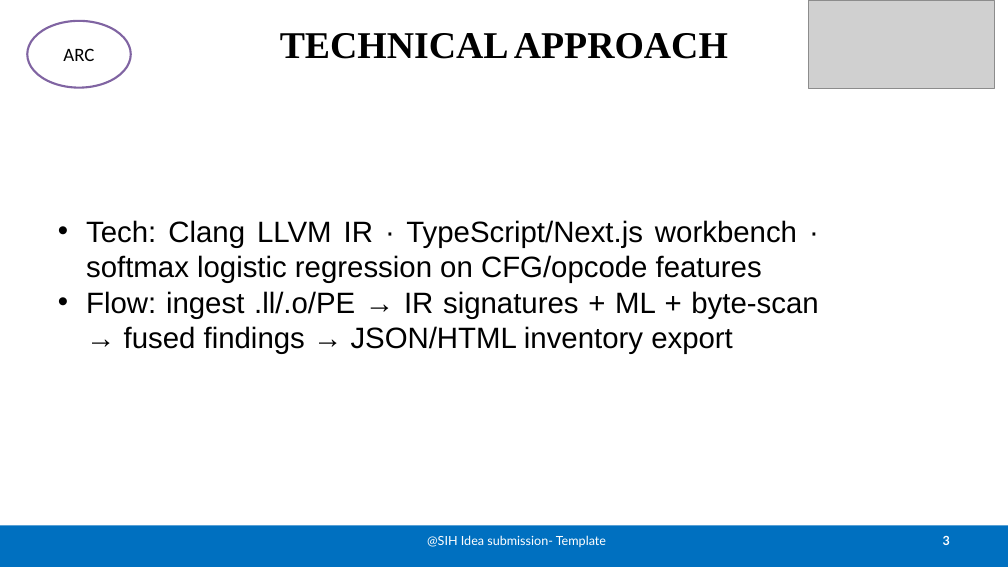
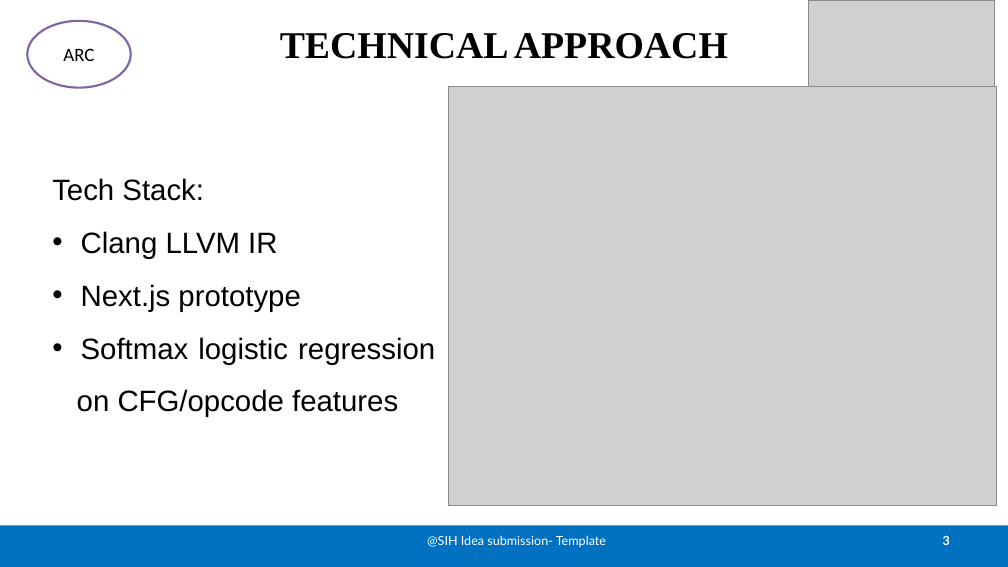
Before and after one commit to tomlin7/ECDAT, a slide deck: slide 3 of public/pitch/SIH26164-ECDAT-Idea-Presentation_2.pptx. Drawn at 1008x567 pixels with LibreOffice and Linux fonts; fonts in the diff are those of the drawing; grey boxes stand for pictures. Boxes give left, top, right and bottom in pixels: in the first picture for what was removed or moved away, otherwise in the second. Text is boxed around its words. In the diff, an @@ line names an element or a change of style, - is before the commit and + after.

```diff
--- a/public/pitch/SIH26164-ECDAT-Idea-Presentation_2.pptx
+++ b/public/pitch/SIH26164-ECDAT-Idea-Presentation_2.pptx
@@ picture added at (448, 86, 997, 506) @@
@@ text at (52, 178, 435, 417): text changed @@
-• Tech: Clang LLVM IR · TypeScript/Next.js workbench · softmax logistic regression on CFG/opcode features
-• Flow: ingest .ll/.o/PE → IR signatures + ML + byte-scan → fused findings → JSON/HTML inventory export
+Tech Stack:
+• Clang LLVM IR
+• Next.js prototype
+• Softmax logistic regression
+on CFG/opcode features
```
Also in this commit, not shown: 4 other slides changed.
